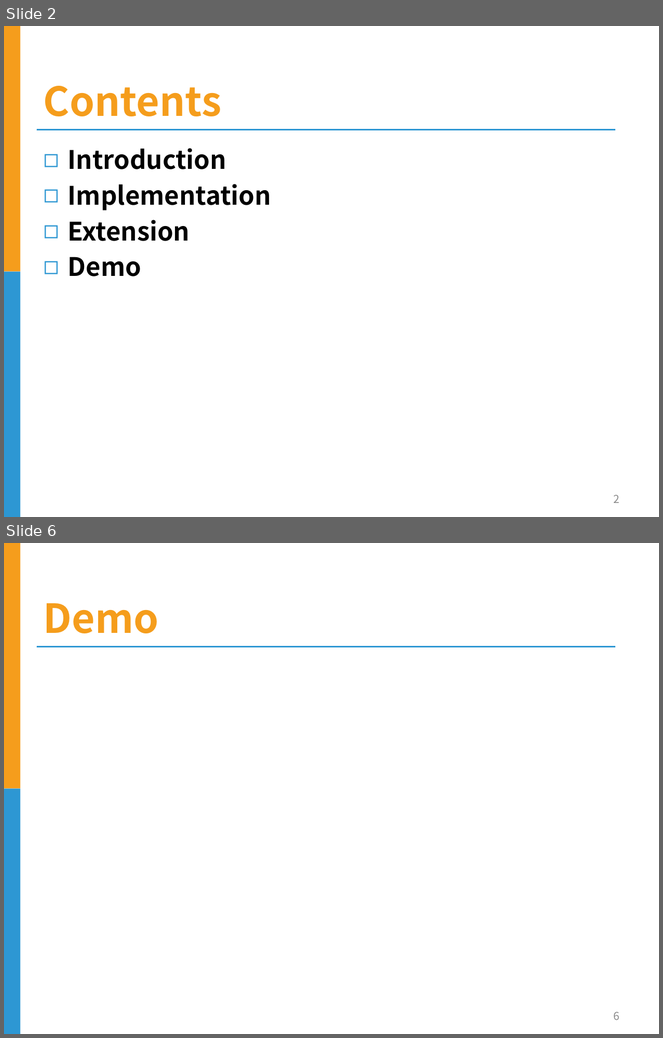
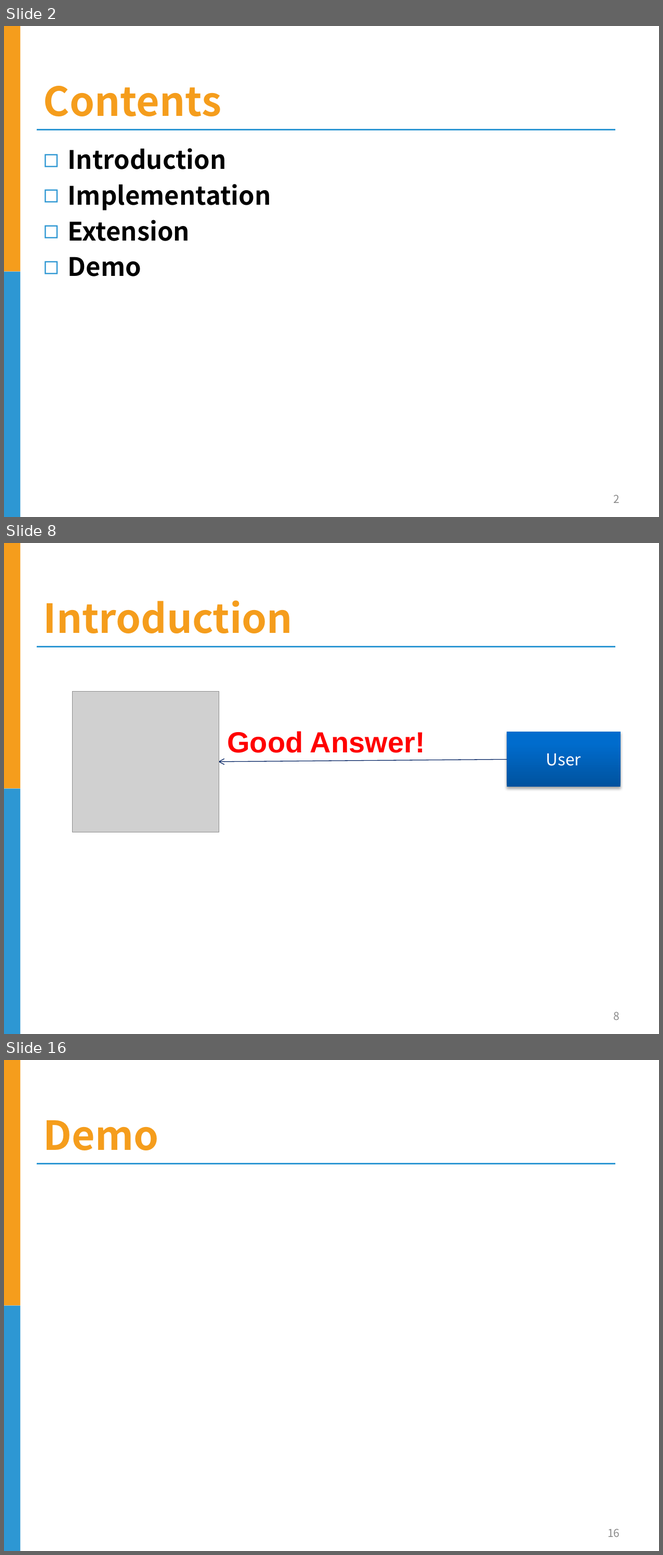
Before and after one commit to huuthang1993/HPT, a slide deck: Document/slide.pptx. Shown one above the other, each under a label of ours: slides 2 and 6 before the commit, slides 2, 8 and 16 after it; the slides between them are not shown. The pictures are 663x1038 and 663x1555 pixels, drawn with LibreOffice and Linux fonts; fonts in the diff are those of the drawing; grey boxes stand for pictures; background and template pictures are left out. Boxes give left, top, right and bottom in pixels: in the first picture for what was removed or moved away, otherwise in the second. Text is boxed around its words. In the diff, an @@ line names an element or a change of style, - is before the commit and + after.

```diff
--- a/Document/slide.pptx
+++ b/Document/slide.pptx
@@ slide 8 added at [4, 543, 659, 1034], background #FFFFFF; not listed: 3 template elements that a slide beside it also shows @@
@@ title added at [44, 600, 293, 633], 44 pt, text #F59D1C, bold @@
+Introduction
@@ picture added at [73, 691, 220, 832] @@
@@ text added at [227, 731, 425, 753], 32 pt, text #FF0000, bold @@
+Good Answer!
@@ rectangle added at [507, 732, 621, 787], fill gradient #00539F to #006CCE to #006DCF, 18 pt, text #FFFFFF @@
+User
@@ arrow added from (507, 760) to (218, 762), #002060 0.75 pt @@
@@ page number added at [614, 1012, 620, 1020], 12 pt, text #898989 @@
+8
@@ what was slide 6 is now slide 16 @@
@@ page number at [608, 1529, 620, 1537]: text changed @@
-6
+16
```
Also in this commit, not shown: 12 other slides added, 3 slides removed.
